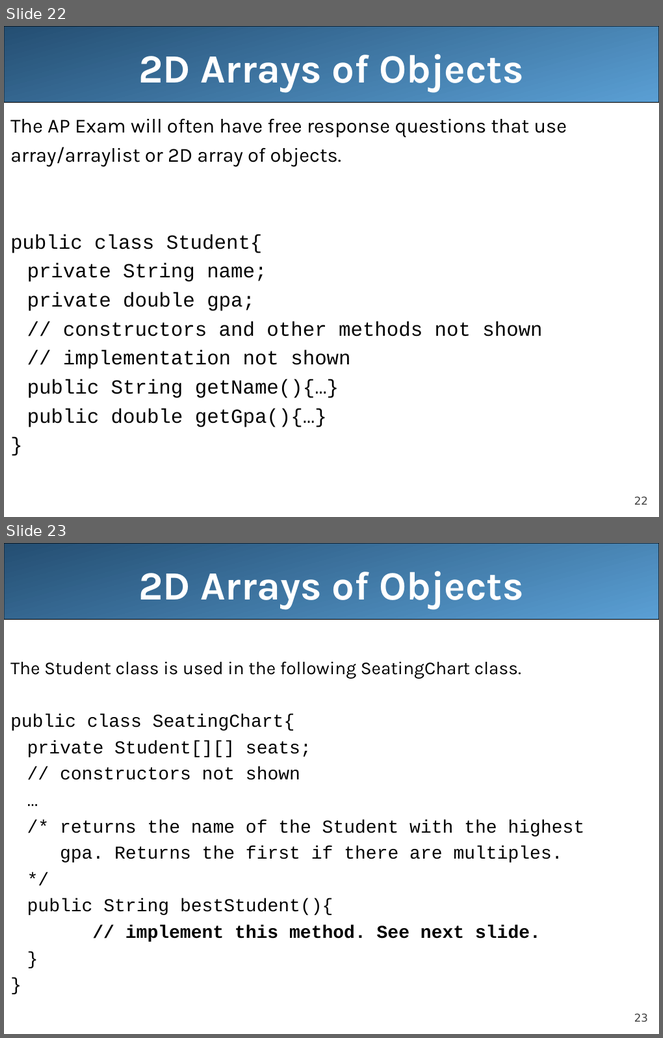
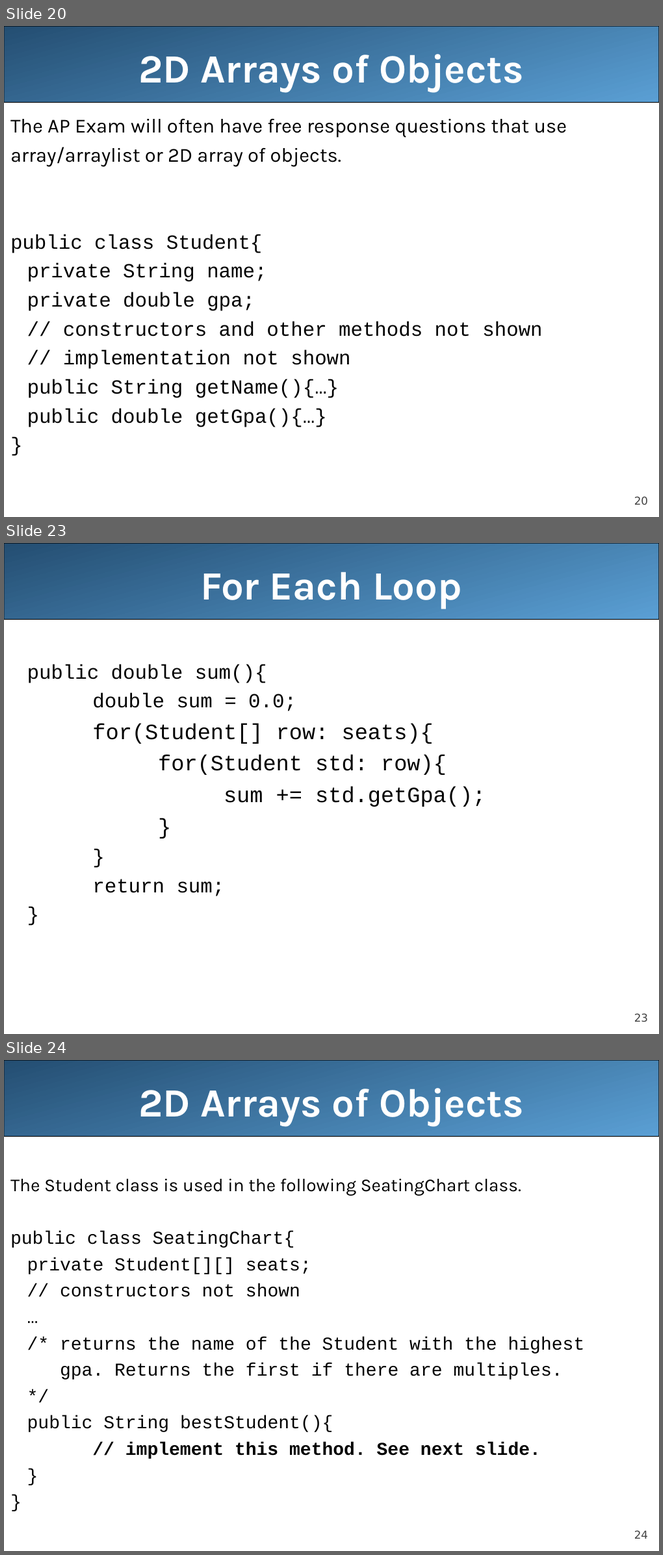
Before and after one commit to LongBaoNguyen/longbaonguyen.github.io, a slide deck: courses/apcsa/lecture20.ppt. Shown one above the other, each under a label of ours: slides 22 and 23 before the commit, slides 20, 23 and 24 after it; the slides between them are not shown. The pictures are 663x1038 and 663x1555 pixels, drawn with LibreOffice and Linux fonts; fonts in the diff are those of the drawing. Boxes give left, top, right and bottom in pixels: in the first picture for what was removed or moved away, otherwise in the second. Text is boxed around its words. In the diff, an @@ line names an element or a change of style, - is before the commit and + after.

```diff
--- a/courses/apcsa/lecture20.ppt
+++ b/courses/apcsa/lecture20.ppt
@@ slide 23 added at box(4, 543, 659, 1034), background #FFFFFF; not listed: 2 template elements that a slide beside it also shows @@
@@ title added at box(200, 572, 462, 609), 44 pt, text #FFFFFF, bold @@
+For Each Loop
@@ text added at box(27, 665, 486, 897), 24 pt, text #000000 @@
+public double sum(){
+double sum = 0.0;
+for(Student[] row: seats){
+for(Student std: row){
+sum += std.getGpa();
+}
+}
+return sum;
+}
@@ what was slide 22 is now slide 20 @@
@@ page number at box(634, 497, 648, 505): text changed @@
-22
+20
@@ what was slide 23 is now slide 24 @@
@@ page number at box(634, 1531, 648, 1539): text changed @@
-23
+24
```
Also in this commit, not shown: 2 slides changed, 1 other slide added, 1 slide removed, 2 other files.
